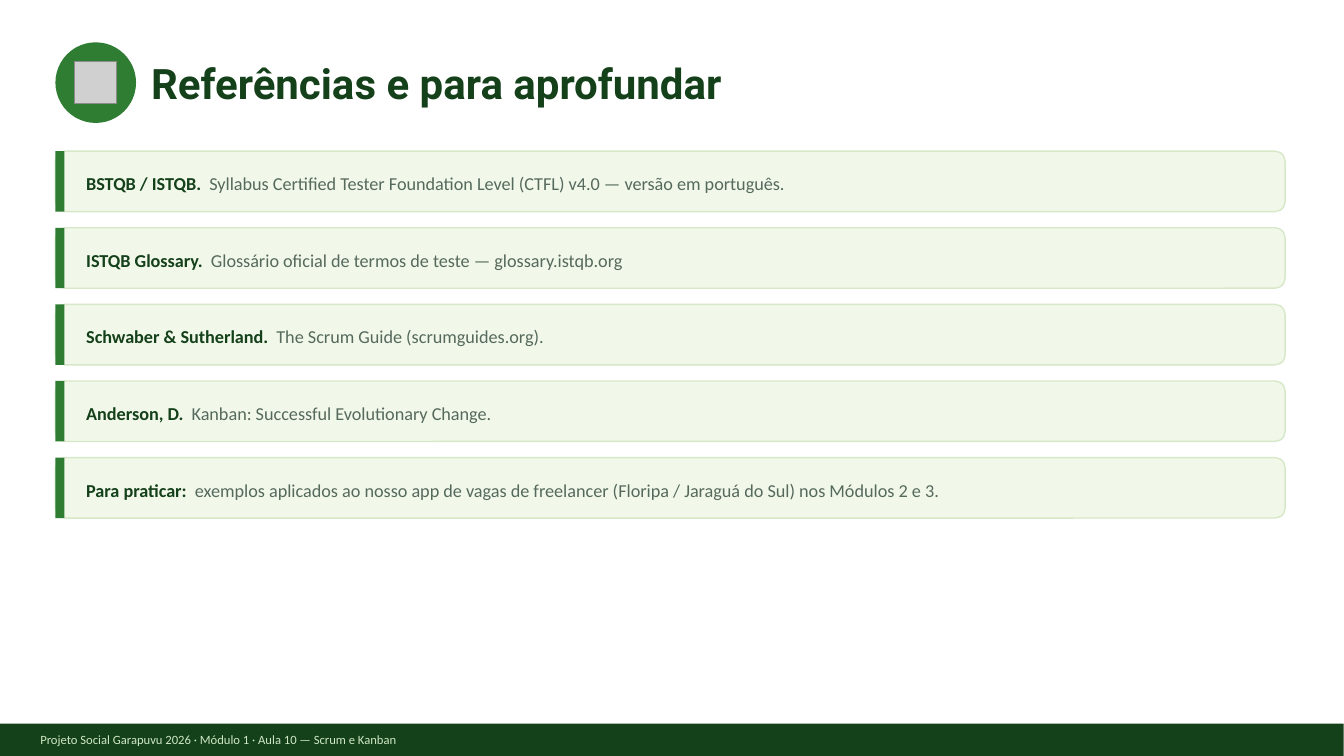
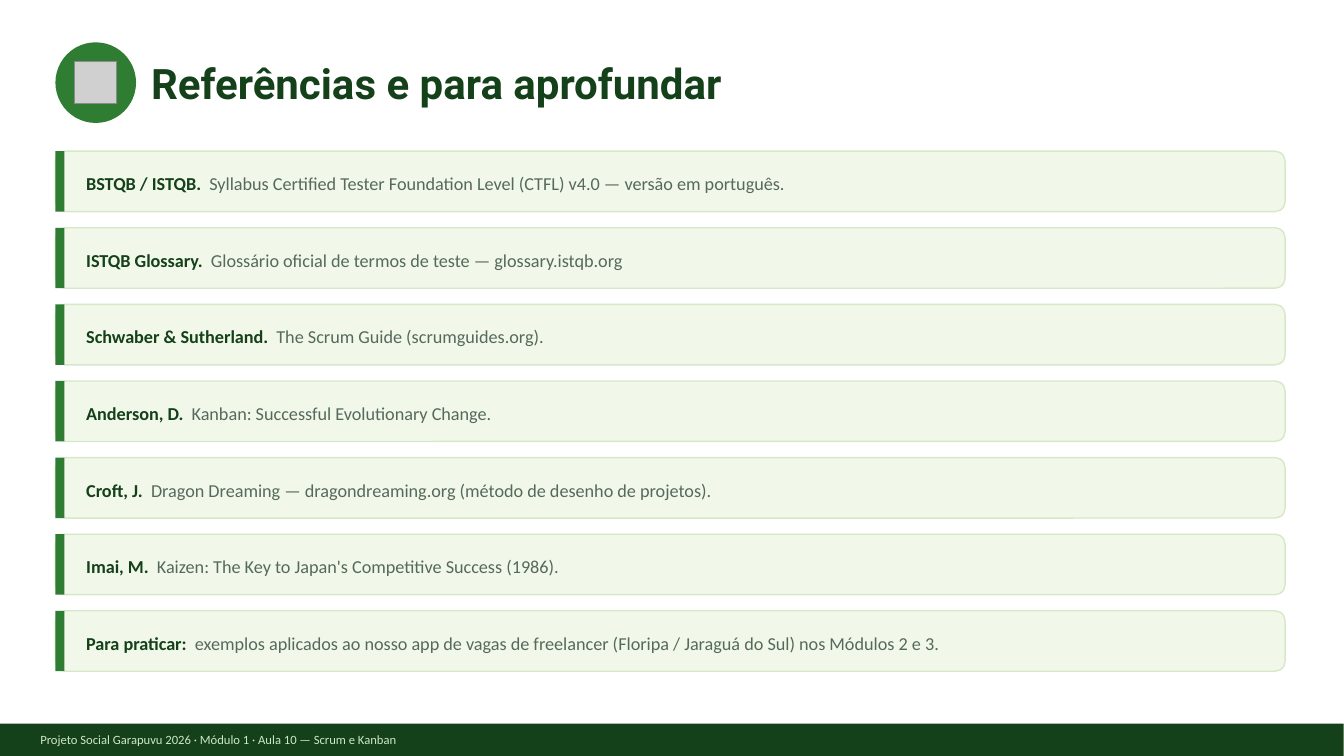
Before and after one commit to douglasqueirozfloripa/projeto-social-garapuvu, a slide deck: slide 12 of Modulo 1 - Fundamentos CTFL/Aula10_Scrum_e_Kanban.pptx (slide 10 before the commit). Drawn at 1344x756 pixels with LibreOffice and Linux fonts; fonts in the diff are those of the drawing; grey boxes stand for pictures. Boxes give left, top, right and bottom in pixels: in the first picture for what was removed or moved away, otherwise in the second. Text is boxed around its words. In the diff, an @@ line names an element or a change of style, - is before the commit and + after.

```diff
--- a/Modulo 1 - Fundamentos CTFL/Aula10_Scrum_e_Kanban.pptx
+++ b/Modulo 1 - Fundamentos CTFL/Aula10_Scrum_e_Kanban.pptx
@@ text at bbox=[86, 484, 711, 500]: text changed @@
-Para praticar: exemplos aplicados ao nosso app de vagas de freelancer (Floripa / Jaraguá do Sul) nos Módulos 2 e 3.
+Croft, J. Dragon Dreaming — dragondreaming.org (método de desenho de projetos).
@@ rounded rectangle added at bbox=[55, 534, 1286, 595], fill #F1F8E9, outline #D7E8C8 1 pt @@
@@ rectangle added at bbox=[55, 534, 65, 595], fill #2E7D32 @@
@@ text added at bbox=[86, 560, 558, 576], 13 pt, text #55695C @@
+Imai, M. Kaizen: The Key to Japan's Competitive Success (1986).
@@ rounded rectangle added at bbox=[55, 611, 1286, 671], fill #F1F8E9, outline #D7E8C8 1 pt @@
@@ rectangle added at bbox=[55, 611, 65, 671], fill #2E7D32 @@
@@ text added at bbox=[86, 637, 939, 653], 13 pt, text #55695C @@
+Para praticar: exemplos aplicados ao nosso app de vagas de freelancer (Floripa / Jaraguá do Sul) nos Módulos 2 e 3.
```
Also in this commit, not shown: 3 other slides changed, 2 slides added, 34 other files.
